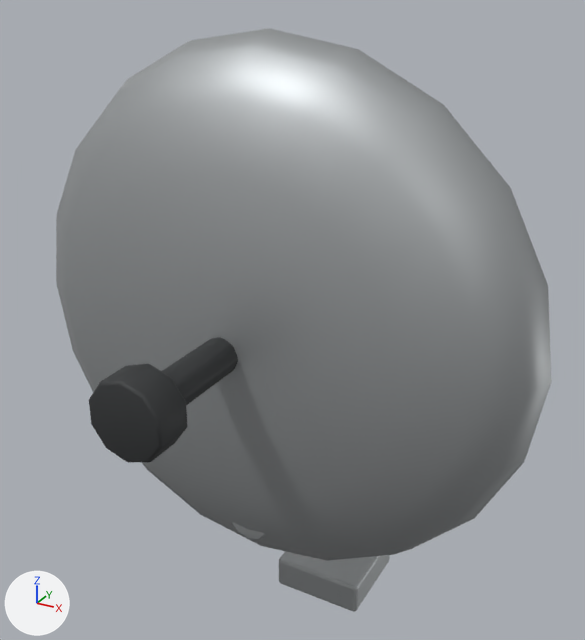
One commit to the glTF model godot/art/models/prop_dish.glb: the scene before it, then after it.
The view is the same before and after, from a camera (50 mm lens) standing at (0.713, -1.637, 1.416) and looking at (-0.049, -0.252, 0.724). The axes (+X, +Y, +Z) are drawn at lower left. The lights are the same throughout. The older version comes first. Where no turn or scale is listed for an object, it has been applied to the vertices. Vertices at exactly the same position are counted once.
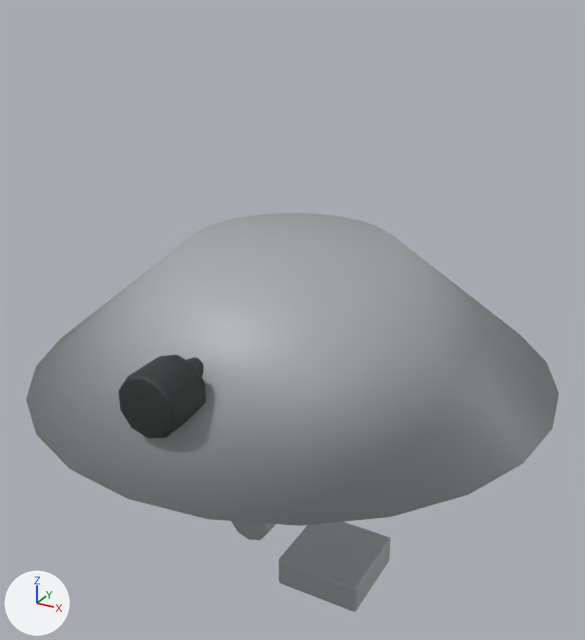
Boxes [x1, y1, x2, y2] around the edits, measured in the pictures (585 x 640 px):
'Sphere', deleted
    before: [56, 28, 552, 561]
'Cone', added
    after: [26, 213, 559, 526]
'Cylinder.002', reshaped, moved (10% narrower, 16% shorter)
    before: [89, 364, 187, 463]
    after: [118, 355, 206, 438]
'Cylinder.001', unchanged, covered by the edit
    before: [162, 337, 238, 405]
    after: [187, 357, 204, 377]

The change, as a diff of the scene's bpy script:
```diff
--- a/godot/art/models/prop_dish.glb.py
+++ b/godot/art/models/prop_dish.glb.py
@@ mat_p_galv @@
 mat_p_galv.base_color = (0.44, 0.46, 0.47)  # grey #b1b5b6
-mat_p_galv.metallic = 0.7
+mat_p_galv.metallic = 0.15
 mat_p_galv.roughness = 0.52
@@ me_cylinder_002 @@
 # used by ob_cylinder_002; location = (0.0, -0.82, 0.8)
-me_cylinder_002.from_pydata(...)  # 60 vertices, 116 faces; spans x -0.0666..0.0666, y -0.035..0.035, z -0.07..0.07
+me_cylinder_002.from_pydata(...)  # 60 vertices, 116 faces; spans x -0.0523..0.0523, y -0.045..0.045, z -0.055..0.055
+# me_cylinder_002 part 1: 60 of 60 vertices moved; they spanned x -0.0666..0.0666, y -0.035..0.035, z -0.07..0.07 and now span x -0.0523..0.0523, y -0.045..0.045, z -0.055..0.055; mean shift (0.0, 0.0, 0.0)
 me_cylinder_002.materials.append(mat_p_dark)
@@ me_cone @@
+me_cone.from_pydata(...)  # a 24-sided cut cone along z (radius 0.52 at the low end, 0.2 at the high end) spanning x -0.52..0.52, y -0.52..0.52, z -0.13..0.13; a 24-sided cut cone along z (radius 0.501 at the low end, 0.193 at the high end) spanning x -0.501..0.501, y -0.501..0.501, z -0.124..0.111
+me_cone.materials.append(mat_p_galv)  # grey #aaadaf
@@ ob_sphere @@
-ob_sphere = bpy.data.objects.new('Sphere', me_sphere)
-ob_sphere.location = (0.0, 0.0, 0.0)
@@ ob_cylinder_002 @@
 ob_cylinder_002 = bpy.data.objects.new('Cylinder.002', me_cylinder_002)
-ob_cylinder_002.location = (0.0, -0.82, 0.8)
+ob_cylinder_002.location = (0.0, -0.76, 0.8)
@@ ob_cone @@
+ob_cone = bpy.data.objects.new('Cone', me_cone)
+ob_cone.location = (0.0, -0.34, 0.8)
```
